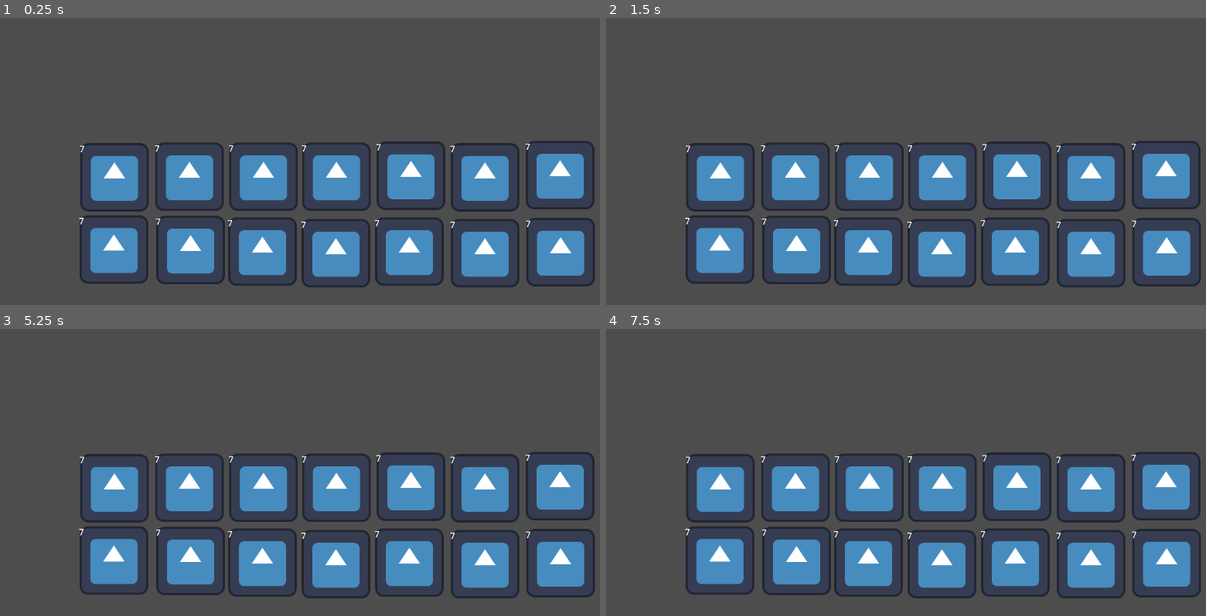
Above: before the commit, frames 1-4 (two rows, left to right).
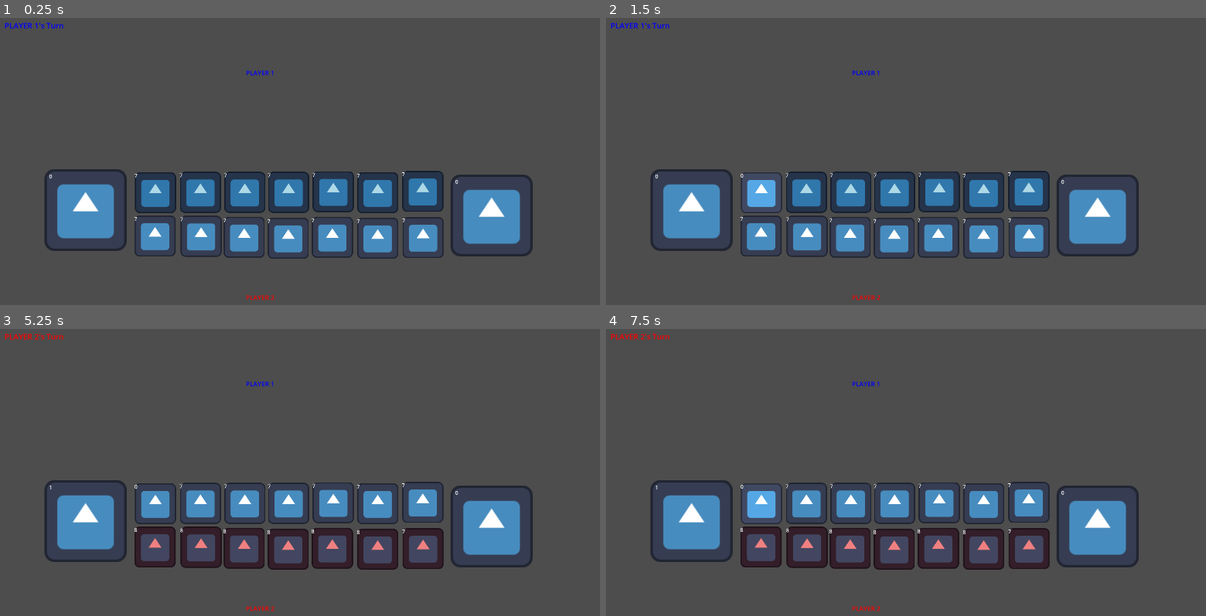
Above: after the commit, the same moments.

Repository: Hoplyman/GameHackathon-Achuuuspekoply
Game: Godot game, scene res://scenes/Board.tscn
The game is run twice, just before and just after one commit, with the same random seed, the same clock (stepped at 60 frames per second) and the same inputs. The engine's default icon, where the game draws it, is replaced by a stand-in: a white triangle on a blue panel in a dark square.
Inputs (mouse positions are in pixels of both pictures, inside the frame that each line leads up to):
- Up to frame 1 (0.25 s): no input
- Up to frame 2 (1.5 s): tap Enter at 0.5 s; move the mouse to (1038, 158) at 0.52 s; click (1038, 158) at 0.67 s; tap Space at 1.25 s; move the mouse to (780, 195) at 1.27 s; click (780, 195) at 1.42 s
- Up to frame 3 (5.25 s): tap Enter at 2, 3.5 s; move the mouse to (360, 412) at 2.02 s; click (360, 412) at 2.17 s; tap Space at 2.75, 4.25 s; move the mouse to (264, 558) at 2.77 s; click (264, 558) at 2.92 s; move the mouse to (480, 541) at 3.52 s; click (480, 541) at 3.67 s; move the mouse to (114, 435) at 4.27 s; click (114, 435) at 4.42 s; move the mouse to (330, 489) at 5.02 s; click (330, 489) at 5.17 s
- Up to frame 4 (7.5 s): move the mouse to (810, 400) at 5.77 s; click (810, 400) at 5.92 s; move the mouse to (1038, 469) at 6.52 s; click (1038, 469) at 6.67 s; move the mouse to (780, 506) at 7.27 s; click (780, 506) at 7.42 s

The runs differ from the first frame. In frame 1, 25% of the frame differs, in the area x 0-100%, y 1-99%; in frame 2, 25%; in frame 3, 26%; in frame 4, 26%.

Commit message:
Add ClickArea and MainHouse objects; implement pit click logic
Introduces ClickArea and MainHouse scenes/scripts for interactive pit selection and main house shell management. Updates Pit and Board to support clickable pits, integrates turn-based logic, shell distribution, capture rules, and game end detection in GameManager. Also adjusts board layout and sets window size for improved UI.

Diff:
--- /dev/null
+++ b/objects/ClickArea.gd
@@ -0,0 +1,37 @@
+extends Area2D
+
+var pit_index: int = -1
+var associated_pit: Node2D
+
+func _ready():
+	# Connect the input event signal
+	input_event.connect(_on_input_event)
+
+	# Optional: Add visual feedback on hover
+	mouse_entered.connect(_on_mouse_entered)
+	mouse_exited.connect(_on_mouse_exited)
+
+func setup(pit: Node2D, index: int):
+	associated_pit = pit
+	pit_index = index
+
+func _on_input_event(_viewport: Node, event: InputEvent, _shape_idx: int):
+	if event is InputEventMouseButton and event.pressed and event.button_index == MOUSE_BUTTON_LEFT:
+		# Notify GameManager directly
+		var game_manager = get_tree().get_first_node_in_group("game_manager")
+		if game_manager and pit_index >= 0:
+			game_manager.handle_pit_click(pit_index)
+
+func _on_mouse_entered():
+	# Optional: Add visual feedback when hovering
+	if associated_pit:
+		var sprite = associated_pit.get_node("Sprite2D")
+		if sprite:
+			sprite.modulate = Color(1.2, 1.2, 1.2)  # Slightly brighter
+
+func _on_mouse_exited():
+	# Reset visual feedback
+	if associated_pit:
+		var sprite = associated_pit.get_node("Sprite2D")
+		if sprite:
+			sprite.modulate = Color.WHITE
--- /dev/null
+++ b/objects/ClickArea.tscn
@@ -0,0 +1,12 @@
+[gd_scene load_steps=3 format=3 uid="uid://dul2u4plgebux"]
+
+[ext_resource type="Script" uid="uid://bcb6042rmhtnw" path="res://objects/ClickArea.gd" id="1_b1yj3"]
+
+[sub_resource type="RectangleShape2D" id="RectangleShape2D_4nuuy"]
+size = Vector2(120, 120)
+
+[node name="ClickArea" type="Area2D"]
+script = ExtResource("1_b1yj3")
+
+[node name="CollisionShape2D" type="CollisionShape2D" parent="."]
+shape = SubResource("RectangleShape2D_4nuuy")
--- /dev/null
+++ b/objects/MainHouse.gd
@@ -0,0 +1,25 @@
+extends Node2D
+
+# Holds how many shells are in this main house
+var shells: int = 0
+
+@onready var shell_label: Label = $StoneLabel
+
+func _ready():
+	update_label()
+
+# Add shells
+func add_shells(amount: int):
+	shells += amount
+	update_label()
+
+# Take all shells (used at end of game to collect remaining pits)
+func take_all_shells() -> int:
+	var temp = shells
+	shells = 0
+	update_label()
+	return temp
+
+# Update the number display
+func update_label():
+	shell_label.text = str(shells)
--- /dev/null
+++ b/objects/MainHouse.tscn
@@ -0,0 +1,18 @@
+[gd_scene load_steps=3 format=3 uid="uid://c6sjqtnwnp0gx"]
+
+[ext_resource type="Script" uid="uid://blhkihyn7nhvt" path="res://objects/MainHouse.gd" id="1_cpixq"]
+[ext_resource type="Texture2D" uid="uid://cvi7xcuocyix7" path="res://icon.svg" id="1_o3qwh"]
+
+[node name="MainHouse" type="Node2D"]
+script = ExtResource("1_cpixq")
+
+[node name="Sprite2D" type="Sprite2D" parent="."]
+scale = Vector2(2, 2)
+texture = ExtResource("1_o3qwh")
+
+[node name="StoneLabel" type="Label" parent="."]
+offset_left = -113.0
+offset_top = -117.0
+offset_right = -73.0
+offset_bottom = -94.0
+text = "0"
--- a/objects/Pit.gd
+++ b/objects/Pit.gd
@@ -2,6 +2,23 @@
 
 @onready var label = $ShellLabel
 var shells: int = 0
+
+func _ready():
+	update_label()
+	setup_click_area()
+
+func setup_click_area():
+	# Look for ClickArea child node
+	var click_area = get_node_or_null("ClickArea")
+	if click_area and click_area.has_method("setup"):
+		# Find our index in the pits array
+		var pits = get_tree().get_nodes_in_group("pits")
+		var pit_index = pits.find(self)
+		if pit_index >= 0:
+			click_area.setup(self, pit_index)
+			print("Setup click area for pit ", pit_index)
+	else:
+		print("Warning: No ClickArea found in ", name)
 
 func add_shells(amount: int):
 	shells += amount
@@ -12,4 +29,7 @@
 	update_label()
 
 func update_label():
-	label.text = str(shells)
+	if label:
+		label.text = str(shells)
+	else:
+		print("Warning: ShellLabel not found in Pit")
--- a/objects/Pit.tscn
+++ b/objects/Pit.tscn
@@ -1,7 +1,8 @@
-[gd_scene load_steps=3 format=3 uid="uid://crgh76dqr0wvu"]
+[gd_scene load_steps=4 format=3 uid="uid://crgh76dqr0wvu"]
 
 [ext_resource type="Script" uid="uid://cjwsyvlbfgd0s" path="res://objects/Pit.gd" id="1_yhywh"]
 [ext_resource type="Texture2D" uid="uid://cvi7xcuocyix7" path="res://icon.svg" id="2_gvsfr"]
+[ext_resource type="PackedScene" uid="uid://dul2u4plgebux" path="res://objects/ClickArea.tscn" id="3_gvsfr"]
 
 [node name="Pit" type="Node2D"]
 script = ExtResource("1_yhywh")
@@ -13,3 +14,6 @@
 [node name="ShellLabel" type="Label" parent="."]
 offset_right = 40.0
 offset_bottom = 23.0
+
+[node name="ClickArea" parent="." instance=ExtResource("3_gvsfr")]
+position = Vector2(65, 65)
--- a/project.godot
+++ b/project.godot
@@ -15,6 +15,11 @@
 config/features=PackedStringArray("4.4", "GL Compatibility")
 config/icon="res://icon.svg"
 
+[display]
+
+window/size/viewport_width=1920
+window/size/viewport_height=1080
+
 [rendering]
 
 renderer/rendering_method="gl_compatibility"
--- a/scenes/Board.tscn
+++ b/scenes/Board.tscn
@@ -1,51 +1,58 @@
-[gd_scene load_steps=3 format=3 uid="uid://5gfo7bqx7y0u"]
+[gd_scene load_steps=4 format=3 uid="uid://5gfo7bqx7y0u"]
 
 [ext_resource type="PackedScene" uid="uid://crgh76dqr0wvu" path="res://objects/Pit.tscn" id="1_qails"]
 [ext_resource type="Script" uid="uid://shj56ksng2wf" path="res://scenes/GameManager.gd" id="2_hs2ul"]
+[ext_resource type="PackedScene" uid="uid://c6sjqtnwnp0gx" path="res://objects/MainHouse.tscn" id="3_66b1s"]
 
 [node name="Board" type="Node2D"]
 
 [node name="Pit1" parent="." groups=["pits"] instance=ExtResource("1_qails")]
-position = Vector2(1001, 255)
+position = Vector2(1285, 519)
 
 [node name="Pit2" parent="." groups=["pits"] instance=ExtResource("1_qails")]
-position = Vector2(861, 259)
+position = Vector2(1145, 523)
 
 [node name="Pit3" parent="." groups=["pits"] instance=ExtResource("1_qails")]
-position = Vector2(723, 256)
+position = Vector2(1007, 520)
 
 [node name="Pit4" parent="." groups=["pits"] instance=ExtResource("1_qails")]
-position = Vector2(584, 258)
+position = Vector2(868, 522)
 
 [node name="Pit5" parent="." groups=["pits"] instance=ExtResource("1_qails")]
-position = Vector2(448, 258)
+position = Vector2(732, 522)
 
 [node name="Pit6" parent="." groups=["pits"] instance=ExtResource("1_qails")]
-position = Vector2(310, 258)
+position = Vector2(594, 522)
 
 [node name="Pit7" parent="." groups=["pits"] instance=ExtResource("1_qails")]
-position = Vector2(170, 259)
+position = Vector2(454, 523)
 
 [node name="Pit8" parent="." groups=["pits"] instance=ExtResource("1_qails")]
-position = Vector2(169, 394)
+position = Vector2(453, 658)
 
 [node name="Pit9" parent="." groups=["pits"] instance=ExtResource("1_qails")]
-position = Vector2(312, 395)
+position = Vector2(596, 659)
 
 [node name="Pit10" parent="." groups=["pits"] instance=ExtResource("1_qails")]
-position = Vector2(446, 398)
+position = Vector2(730, 662)
 
 [node name="Pit11" parent="." groups=["pits"] instance=ExtResource("1_qails")]
-position = Vector2(583, 401)
+position = Vector2(867, 665)
 
 [node name="Pit12" parent="." groups=["pits"] instance=ExtResource("1_qails")]
-position = Vector2(720, 398)
+position = Vector2(1004, 662)
 
 [node name="Pit13" parent="." groups=["pits"] instance=ExtResource("1_qails")]
-position = Vector2(861, 401)
+position = Vector2(1145, 665)
 
 [node name="Pit14" parent="." groups=["pits"] instance=ExtResource("1_qails")]
-position = Vector2(1002, 399)
+position = Vector2(1286, 663)
 
 [node name="GameManager" type="Node" parent="."]
 script = ExtResource("2_hs2ul")
+
+[node name="MainHouse1" parent="." groups=["main_houses"] instance=ExtResource("3_66b1s")]
+position = Vector2(302, 642)
+
+[node name="MainHouse2" parent="." groups=["main_houses"] instance=ExtResource("3_66b1s")]
+position = Vector2(1564, 659)
--- a/scenes/GameManager.gd
+++ b/scenes/GameManager.gd
@@ -1,12 +1,324 @@
 extends Node
 
-var current_turn: int = 0
+var current_turn: int = 0  # 0 for player 1, 1 for player 2
 var pits: Array
+var main_houses: Array
+var game_active: bool = true
+var is_distributing: bool = false  # Prevent clicks during distribution
+
+# UI Elements
+var turn_indicator: Label
+var player1_label: Label
+var player2_label: Label
 
 func _ready():
+	add_to_group("game_manager")  # Add to group so pits can find us
 	pits = get_tree().get_nodes_in_group("pits")
-	start_game()
+	main_houses = get_tree().get_nodes_in_group("main_houses")
+	call_deferred("create_ui_elements")
+	call_deferred("start_game")
+
+func create_ui_elements():
+	# Wait for the scene to be ready before adding UI elements
+	await get_tree().process_frame
+
+	# Create turn indicator
+	turn_indicator = Label.new()
+	turn_indicator.text = "Player 1's Turn"
+	turn_indicator.position = Vector2(50, 50)
+	turn_indicator.add_theme_font_size_override("font_size", 24)
+	get_parent().call_deferred("add_child", turn_indicator)
+
+	# Create Player 1 label (bottom side)
+	player1_label = Label.new()
+	player1_label.text = "PLAYER 1"
+	player1_label.position = Vector2(800, 200)  # Adjust based on your board
+	player1_label.add_theme_font_size_override("font_size", 20)
+	player1_label.add_theme_color_override("font_color", Color.BLUE)
+	get_parent().call_deferred("add_child", player1_label)
+
+	# Create Player 2 label (top side)
+	player2_label = Label.new()
+	player2_label.text = "PLAYER 2"
+	player2_label.position = Vector2(800, 900)  # Adjust based on your board
+	player2_label.add_theme_font_size_override("font_size", 20)
+	player2_label.add_theme_color_override("font_color", Color.RED)
+	get_parent().call_deferred("add_child", player2_label)
+
+	# Wait a frame then update display
+	await get_tree().process_frame
+	update_turn_display()
+
+func update_turn_display():
+	# Check if UI elements exist before trying to use them
+	if not turn_indicator:
+		return
+
+	if current_turn == 0:
+		turn_indicator.text = "PLAYER 1's Turn"
+		turn_indicator.add_theme_color_override("font_color", Color.BLUE)
+		# Highlight player 1's pits
+		highlight_player_pits(0)
+	else:
+		turn_indicator.text = "PLAYER 2's Turn"
+		turn_indicator.add_theme_color_override("font_color", Color.RED)
+		# Highlight player 2's pits
+		highlight_player_pits(1)
+
+func highlight_player_pits(player: int):
+	# Reset all pit colors first
+	for i in range(pits.size()):
+		var pit = pits[i]
+		var sprite = pit.get_node_or_null("Sprite2D")
+		if sprite:
+			sprite.modulate = Color.WHITE
+
+	# Highlight current player's pits
+	var player_range = get_player_pit_range(player)
+	var highlight_color = Color.LIGHT_BLUE if player == 0 else Color.LIGHT_CORAL
+
+	for i in range(player_range[0], player_range[1] + 1):
+		var pit = get_pit(i)
+		if pit:
+			var sprite = pit.get_node_or_null("Sprite2D")
+			if sprite:
+				sprite.modulate = highlight_color
+
+func handle_pit_click(pit_index: int):
+	if not game_active or is_distributing:
+		return
+
+	var pit = get_pit(pit_index)
+	if not pit or pit.shells <= 0:
+		print("Cannot select empty pit or invalid pit")
+		return
+
+	# Check if it's the correct player's turn
+	var player_pits_range = get_player_pit_range(current_turn)
+	if pit_index < player_pits_range[0] or pit_index > player_pits_range[1]:
+		print("Not your turn! Player ", current_turn + 1, " can only select pits ", player_pits_range[0] + 1, "-", player_pits_range[1] + 1)
+		return
+
+	print("Player ", current_turn + 1, " selected pit ", pit_index + 1)
+	distribute_shells(pit_index)
+
+func get_player_pit_range(player: int) -> Array:
+	# Player 0 (Player 1): pits 0-6
+	# Player 1 (Player 2): pits 7-13
+	if player == 0:
+		return [0, 6]
+	else:
+		return [7, 13]
+
+func distribute_shells(start_pit_index: int):
+	is_distributing = true
+	var pit = get_pit(start_pit_index)
+	var shells_to_distribute = pit.shells
+
+	print("Distributing ", shells_to_distribute, " shells from pit ", start_pit_index + 1)
+
+	# Empty the starting pit
+	pit.set_shells(0)
+
+	var current_index = start_pit_index
+	var shells_remaining = shells_to_distribute
+
+	# Distribute shells one by one with delay
+	while shells_remaining > 0:
+		await get_tree().create_timer(0.5).timeout  # 0.5 second delay between each placement
+
+		current_index = get_next_position(current_index)
+		var target = get_position_node(current_index)
+
+		if target:
+			if target.has_method("add_shells"):
+				target.add_shells(1)
+				print("Placed 1 shell at position ", current_index)
+			shells_remaining -= 1
+
+	is_distributing = false
+
+	# Check for additional turn or capture rules here
+	check_end_turn_rules(current_index)
+
+func get_next_position(current_pos: int) -> int:
+	# Sungka board layout:
+	# Player 1 pits: 0-6, Player 1 main house: 14
+	# Player 2 pits: 7-13, Player 2 main house: 15
+
+	if current_pos < 6:  # Moving through player 1's pits (0-5)
+		return current_pos + 1
+	elif current_pos == 6:  # From last player 1 pit to player 1 main house
+		if current_turn == 0:  # Only go to own main house
+			return 14  # Player 1 main house
+		else:
+			return 7  # Skip to player 2's first pit
+	elif current_pos < 13:  # Moving through player 2's pits (7-12)
+		return current_pos + 1
+	elif current_pos == 13:  # From last player 2 pit to player 2 main house
+		if current_turn == 1:  # Only go to own main house
+			return 15  # Player 2 main house
+		else:
+			return 0  # Skip to player 1's first pit
+	elif current_pos == 14:  # From player 1 main house
+		return 7  # To player 2's first pit
+	elif current_pos == 15:  # From player 2 main house
+		return 0  # To player 1's first pit
+	else:
+		return 0  # Default fallback
+
+func get_position_node(position: int) -> Node2D:
+	if position < 14:  # Regular pits (0-13)
+		return get_pit(position)
+	elif position == 14:  # Player 1 main house
+		return get_main_house(0)
+	elif position == 15:  # Player 2 main house
+		return get_main_house(1)
+	return null
+
+func check_end_turn_rules(last_position: int):
+	# Rule: If last shell lands in your main house, get another turn
+	if (current_turn == 0 and last_position == 14) or (current_turn == 1 and last_position == 15):
+		print("Player ", current_turn + 1, " gets another turn!")
+		return  # Don't switch turns
+
+	# Rule: If last shell lands in your empty pit, capture opponent's shells
+	if last_position < 14:  # Landed in a regular pit
+		var pit = get_pit(last_position)
+		if pit and pit.shells == 1:  # Was empty before we placed the shell
+			var player_range = get_player_pit_range(current_turn)
+			if last_position >= player_range[0] and last_position <= player_range[1]:
+				# Landed in own empty pit - capture opposite pit
+				capture_opposite_pit(last_position)
+
+	# Switch turns
+	switch_turn()
+	check_game_over()
+
+func capture_opposite_pit(pit_index: int):
+	var opposite_index = 13 - pit_index  # Calculate opposite pit
+	var opposite_pit = get_pit(opposite_index)
+	var own_pit = get_pit(pit_index)
+
+	if opposite_pit and own_pit and opposite_pit.shells > 0:
+		var captured_shells = opposite_pit.shells + own_pit.shells
+		opposite_pit.set_shells(0)
+		own_pit.set_shells(0)
+		add_shells_to_main_house(current_turn, captured_shells)
+		print("Player ", current_turn + 1, " captured ", captured_shells, " shells!")
 
 func start_game():
+	print("Starting Shell Masters game!")
+	# Initialize pits with shells
 	for pit in pits:
-		pit.add_shells(7)  # put 7 shells in each pit
+		pit.set_shells(7)  # put 7 shells in each pit
+
+	# Initialize main houses (basic setup)
+	for house in main_houses:
+		if house.has_method("update_label"):
+			house.update_label()
+
+	print("Game initialized with ", pits.size(), " pits and ", main_houses.size(), " main houses")
+	print("Player 1 (BLUE) controls pits 1-7 (bottom row)")
+	print("Player 2 (RED) controls pits 8-14 (top row)")
+	print("Player 1's turn - click on highlighted pits!")
+
+	# Only update display if UI elements are ready
+	if turn_indicator:
+		update_turn_display()
+	else:
+		# Highlight pits even if UI isn't ready
+		highlight_player_pits(0)
+
+# Function to get specific main house (0 for player 1, 1 for player 2)
+func get_main_house(player_index: int) -> Node2D:
+	if player_index < main_houses.size():
+		return main_houses[player_index]
+	return null
+
+# Function to add shells to a specific player's main house
+func add_shells_to_main_house(player_index: int, amount: int):
+	var house = get_main_house(player_index)
+	if house:
+		if house.has_method("add_shells"):
+			house.add_shells(amount)
+		print("Added ", amount, " shells to player ", player_index + 1, "'s main house")
+
+# Function to get shells from a specific player's main house
+func get_main_house_shells(player_index: int) -> int:
+	var house = get_main_house(player_index)
+	if house and house.has_method("shells"):
+		return house.shells
+	return 0
+
+# Function to get a specific pit by index (0-13)
+func get_pit(pit_index: int) -> Node2D:
+	if pit_index < pits.size():
+		return pits[pit_index]
+	return null
+
+# Function to switch turns
+func switch_turn():
+	current_turn = 1 - current_turn  # Toggle between 0 and 1
+	print("Turn switched to player ", current_turn + 1)
+	update_turn_display()
+
+# Function to check if game is over
+func check_game_over() -> bool:
+	# Check if all pits on one side are empty
+	var player1_empty = true
+	var player2_empty = true
+
+	# Check player 1's pits (assuming first 7 pits belong to player 1)
+	for i in range(7):
+		if get_pit(i) and get_pit(i).shells > 0:
+			player1_empty = false
+			break
+
+	# Check player 2's pits (assuming last 7 pits belong to player 2)
+	for i in range(7, 14):
+		if get_pit(i) and get_pit(i).shells > 0:
+			player2_empty = false
+			break
+
+	if player1_empty or player2_empty:
+		end_game()
+		return true
+
+	return false
+
+# Function to end the game
+func end_game():
+	game_active = false
+	print("Game Over!")
+
+	# Collect remaining shells
+	var player1_remaining = 0
+	var player2_remaining = 0
+
+	for i in range(7):
+		var pit = get_pit(i)
+		if pit:
+			player1_remaining += pit.shells
+			pit.set_shells(0)
+
+	for i in range(7, 14):
+		var pit = get_pit(i)
+		if pit:
+			player2_remaining += pit.shells
+			pit.set_shells(0)
+
+	# Add remaining shells to main houses
+	add_shells_to_main_house(0, player1_remaining)
+	add_shells_to_main_house(1, player2_remaining)
+
+	# Determine winner
+	var player1_score = get_main_house_shells(0)
+	var player2_score = get_main_house_shells(1)
+
+	if player1_score > player2_score:
+		print("Player 1 wins with ", player1_score, " shells!")
+	elif player2_score > player1_score:
+		print("Player 2 wins with ", player2_score, " shells!")
+	else:
+		print("It's a tie! Both players have ", player1_score, " shells!")
Not shown, added: objects/ClickArea.gd.uid
Not shown, added: objects/MainHouse.gd.uid
